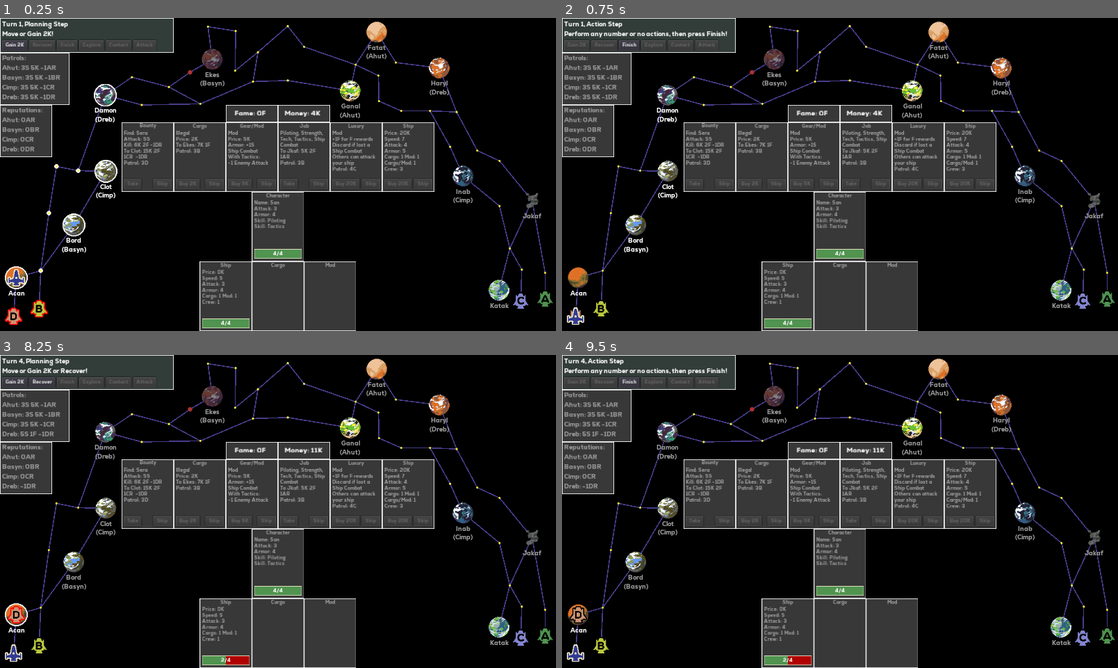
Above: before the commit, frames 1-4 (two rows, left to right).
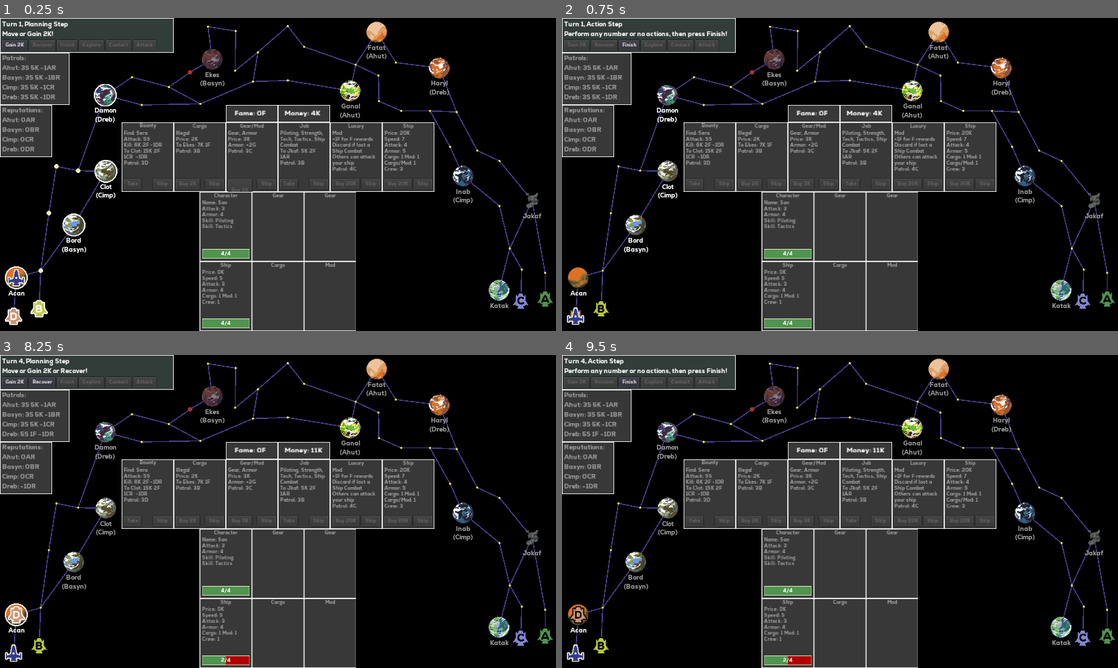
Above: after the commit, the same moments.

Repository: kosinaz/20-parsecs
Game: Godot game, scene res://scenes/ingame.tscn
The game is run twice, just before and just after one commit, with the same random seed, the same clock (stepped at 60 frames per second) and the same inputs.
Inputs (mouse positions are in pixels of both pictures, inside the frame that each line leads up to):
- Up to frame 1 (0.25 s): no input
- Up to frame 2 (0.75 s): click (573, 315) at 0.52 s
- Up to frame 3 (8.25 s): click "Finish" at 1.25 s; click "Explore" at 2 s; click "Gain 2K" at 2.75 s; click "Finish" at 3.5 s; click "Attack" at 4.25 s; click "Ok" at 5 s; click "Recover" at 5.75 s; click "Finish" at 6.5 s; click "Attack" at 7.25 s; click "Ok" at 8 s
- Up to frame 4 (9.5 s): click (573, 652) at 8.77 s

The runs differ from the first frame. In frame 1, 5.0% of the frame differs, in the area x 0-64%, y 36-99%; in frame 2, 4.8%; in frame 3, 4.9%; in frame 4, 4.8%.

Commit message:
add gears

Diff:
--- a/20 Parsecs/scenes/cargo.gd
+++ b/20 Parsecs/scenes/cargo.gd
@@ -6,6 +6,7 @@
 var is_ship_mod = false
 var is_cargo = true
 var is_mod = false
+var is_gear = false
 var is_market = false
 var movement_target = null
 
--- a/20 Parsecs/scenes/cargomod.gd
+++ b/20 Parsecs/scenes/cargomod.gd
@@ -5,6 +5,7 @@
 var is_ship_cargo = true
 var is_ship_mod = true
 var is_mod = true
+var is_gear = false
 var is_cargo = true
 var is_market = false
 var movement_target = null
--- a/20 Parsecs/scenes/gearmod.gd
+++ b/20 Parsecs/scenes/gearmod.gd
@@ -4,8 +4,8 @@
 var is_empty = true
 var is_ship_cargo = false
 export var is_ship_mod = false
-var is_mod = true
-var is_gear = true
+var is_mod = false
+var is_gear = false
 var is_cargo = false
 var is_market = false
 var movement_target = null
@@ -26,7 +26,9 @@
 		is_gear = false
 		$Data.text = "Cargo/Mod\nPrice: 2K\nSmuggling\nCompartment\n+25% success\n+1 Cargo"
 		return
-	$Data.text = data.type + "\n"
+	$Data.text = data.type
+	if data.has("subtype"):
+		$Data.text += ", " + data.subtype
 	if data.type == "Mod":
 		is_mod = true
 		is_gear = false
@@ -35,10 +37,10 @@
 		is_gear = true
 	if has_node("Buy"):
 		is_market = true
-		$Buy.text = "Buy " + str(data.buy) + "K"
+		$Buy.text = "\nBuy " + str(data.buy) + "K"
 	elif data.name == "shield upgrade":
 		$Recover.show()
-	$Data.text += "Price: " + str(_data.buy) + "K\n"
+	$Data.text += "\nPrice: " + str(_data.buy) + "K\n"
 	$Data.text += data.description
 	if data.has("patrol") and has_node("Buy"):
 		$Data.text += "\nPatrol: " + str(data.move) + data.patrol
--- a/20 Parsecs/scenes/gearmods.gd
+++ b/20 Parsecs/scenes/gearmods.gd
@@ -10,46 +10,63 @@
 		"patrol": "D",
 		"move": 3,
 	},
+#	{
+#		"type": "Mod",
+#		"buy": 2,
+#		"name": "quad laser",
+#		"description": "Attack: +1S",
+#		"patrol": "C",
+#		"move": 3,
+#	},
+#	{
+#		"type": "Mod",
+#		"buy": 3,
+#		"name": "nav computer",
+#		"description": "Speed: +1",
+#	},
+#	{
+#		"type": "Mod",
+#		"buy": 3,
+#		"name": "shield upgrade",
+#		"description": "Armor: +1S\nAction: Recover 1 Ship Damage",
+#	},
+#	{
+#		"type": "Mod",
+#		"buy": 5,
+#		"name": "maneuvering thrusters",
+#		"description": "Armor: +1S\nShip Combat\nWith Tactics:\n-1 Enemy Attack",
+#	},
+#	{
+#		"type": "Mod",
+#		"buy": 5,
+#		"name": "ion cannon",
+#		"description": "Ship Combat:\n-1 Enemy Hit\nWith Tactics:\n-1 Enemy Crit",
+#		"patrol": "A",
+#		"move": 3,
+#	},
+#	{
+#		"type": "Mod",
+#		"buy": 7,
+#		"name": "autoblaster",
+#		"description": "Ship Combat:\n2 Focus to Hit\nWith Tactics:\n1 Focus to Crit",
+#		"patrol": "B",
+#		"move": 3,
+#	},
 	{
-		"type": "Mod",
-		"buy": 2,
-		"name": "quad laser",
-		"description": "Attack: +1S",
+		"type": "Gear",
+		"buy": 3,
+		"name": "blaster pistol",
+		"description": "Attack: +1G",
+		"patrol": "B",
+		"move": 3,
+	},
+	{
+		"type": "Gear",
+		"subtype": "Armor",
+		"buy": 3,
+		"name": "armored vest",
+		"description": "Armor: +2G",
 		"patrol": "C",
 		"move": 3,
 	},
-	{
-		"type": "Mod",
-		"buy": 3,
-		"name": "nav computer",
-		"description": "Speed: +1",
-	},
-	{
-		"type": "Mod",
-		"buy": 3,
-		"name": "shield upgrade",
-		"description": "Armor: +1S\nAction: Recover 1 Ship Damage",
-	},
-	{
-		"type": "Mod",
-		"buy": 5,
-		"name": "maneuvering thrusters",
-		"description": "Armor: +1S\nShip Combat\nWith Tactics:\n-1 Enemy Attack",
-	},
-	{
-		"type": "Mod",
-		"buy": 5,
-		"name": "ion cannon",
-		"description": "Ship Combat:\n-1 Enemy Hit\nWith Tactics:\n-1 Enemy Crit",
-		"patrol": "A",
-		"move": 3,
-	},
-	{
-		"type": "Mod",
-		"buy": 7,
-		"name": "autoblaster",
-		"description": "Ship Combat:\n2 Focus to Hit\nWith Tactics:\n1 Focus to Crit",
-		"patrol": "B",
-		"move": 3,
-	},
 ]
--- a/20 Parsecs/scenes/ingame.gd
+++ b/20 Parsecs/scenes/ingame.gd
@@ -27,11 +27,13 @@
 var skip_encounter = false
 onready var market_cards = [$"%MarketCargo", $"%MarketGearmod"]
 onready var ship_cards = [$"%ShipCargo", $"%ShipCargo2", $"%ShipCargo3", $"%ShipCargomod", $"%ShipMod"]
+onready var character_cards = [$"%CharacterGear", $"%CharacterGear2"]
 onready var all_cards = []
 
 func _ready():
 	all_cards.append_array(market_cards)
 	all_cards.append_array(ship_cards)
+	all_cards.append_array(character_cards)
 	for space in $Spaces.get_children():
 		space.connect("pressed", self, "_on_space_pressed")
 		if space.get_node("Label").text != "":
@@ -292,6 +294,7 @@
 		card.movement_target = null
 		var available_targets = []
 		available_targets.append_array(ship_cards)
+		available_targets.append_array(character_cards)
 		if card.get_data().has("smuggling compartment"):
 			available_targets.erase($"%ShipCargo3")
 		if not card.is_cargo:
@@ -300,7 +303,14 @@
 			available_targets.erase($"%ShipCargo3")
 		if not card.is_mod:
 			available_targets.erase($"%ShipMod")
+		if not card.is_mod and not card.is_cargo:
+			available_targets.erase($"%ShipCargomod")
+		if not card.is_gear:
+			available_targets.erase($"%CharacterGear")
+			available_targets.erase($"%CharacterGear2")
 		if card.is_market:
+			if card.is_gear:
+				print(available_targets)
 			for available_target in available_targets:
 				if not available_target.visible:
 					continue
@@ -831,6 +841,16 @@
 func _on_used_ship_market_buy8_pressed():
 	buy_used_ship(ship_deck[7])
 
+func _on_character_gear_drop_pressed():
+	market_gearmods.append($"%CharacterGear".get_data())
+	$"%CharacterGear".clear()
+	update_action_buttons()
+
+func _on_character_gear2_drop_pressed():
+	market_gearmods.append($"%CharacterGear2".get_data())
+	$"%CharacterGear2".clear()
+	update_action_buttons()
+
 func _on_ship_cargo_deliver_pressed():
 	deliver_cargo($"%ShipCargo")
 
--- a/20 Parsecs/scenes/ingame.tscn
+++ b/20 Parsecs/scenes/ingame.tscn
@@ -1354,6 +1354,112 @@
 custom_fonts/font = ExtResource( 38 )
 text = "5/5"
 
+[node name="CharacterGear" type="TextureRect" parent="CanvasLayer/Character"]
+unique_name_in_owner = true
+margin_left = 96.0
+margin_right = 192.0
+margin_bottom = 128.0
+texture = ExtResource( 37 )
+script = ExtResource( 50 )
+
+[node name="Title" type="Label" parent="CanvasLayer/Character/CharacterGear"]
+margin_top = 1.0
+margin_right = 96.0
+margin_bottom = 15.0
+custom_colors/font_color = Color( 0.603922, 0.603922, 0.603922, 1 )
+custom_fonts/font = ExtResource( 36 )
+text = "Gear"
+align = 1
+
+[node name="Data" type="Label" parent="CanvasLayer/Character/CharacterGear"]
+margin_left = 4.0
+margin_top = 14.0
+margin_right = 92.0
+margin_bottom = 107.0
+custom_colors/font_color = Color( 0.603922, 0.603922, 0.603922, 1 )
+custom_fonts/font = ExtResource( 36 )
+autowrap = true
+
+[node name="Drop" type="Button" parent="CanvasLayer/Character/CharacterGear"]
+visible = false
+anchor_left = 1.0
+anchor_top = 1.0
+anchor_right = 1.0
+anchor_bottom = 1.0
+margin_left = -42.0
+margin_top = -24.0
+margin_right = -5.0
+margin_bottom = -5.0
+custom_fonts/font = SubResource( 6 )
+disabled = true
+text = "Drop"
+
+[node name="Barter" type="Button" parent="CanvasLayer/Character/CharacterGear"]
+visible = false
+anchor_top = 1.0
+anchor_bottom = 1.0
+margin_left = 4.0
+margin_top = -24.0
+margin_right = 49.0
+margin_bottom = -5.0
+custom_fonts/font = SubResource( 6 )
+disabled = true
+toggle_mode = true
+text = "Barter"
+
+[node name="CharacterGear2" type="TextureRect" parent="CanvasLayer/Character"]
+unique_name_in_owner = true
+margin_left = 192.0
+margin_right = 288.0
+margin_bottom = 128.0
+texture = ExtResource( 37 )
+script = ExtResource( 50 )
+
+[node name="Title" type="Label" parent="CanvasLayer/Character/CharacterGear2"]
+margin_top = 1.0
+margin_right = 96.0
+margin_bottom = 15.0
+custom_colors/font_color = Color( 0.603922, 0.603922, 0.603922, 1 )
+custom_fonts/font = ExtResource( 36 )
+text = "Gear"
+align = 1
+
+[node name="Data" type="Label" parent="CanvasLayer/Character/CharacterGear2"]
+margin_left = 4.0
+margin_top = 14.0
+margin_right = 92.0
+margin_bottom = 107.0
+custom_colors/font_color = Color( 0.603922, 0.603922, 0.603922, 1 )
+custom_fonts/font = ExtResource( 36 )
+autowrap = true
+
+[node name="Drop" type="Button" parent="CanvasLayer/Character/CharacterGear2"]
+visible = false
+anchor_left = 1.0
+anchor_top = 1.0
+anchor_right = 1.0
+anchor_bottom = 1.0
+margin_left = -42.0
+margin_top = -24.0
+margin_right = -5.0
+margin_bottom = -5.0
+custom_fonts/font = SubResource( 6 )
+disabled = true
+text = "Drop"
+
+[node name="Barter" type="Button" parent="CanvasLayer/Character/CharacterGear2"]
+visible = false
+anchor_top = 1.0
+anchor_bottom = 1.0
+margin_left = 4.0
+margin_top = -24.0
+margin_right = 49.0
+margin_bottom = -5.0
+custom_fonts/font = SubResource( 6 )
+disabled = true
+toggle_mode = true
+text = "Barter"
+
 [node name="Ship" type="HBoxContainer" parent="CanvasLayer"]
 anchor_left = 0.5
 anchor_top = 0.5
@@ -1993,6 +2099,10 @@
 [connection signal="pressed" from="CanvasLayer/UsedShipMarket/UsedShip6/Buy" to="." method="_on_used_ship_market_buy6_pressed"]
 [connection signal="pressed" from="CanvasLayer/UsedShipMarket/UsedShip7/Buy" to="." method="_on_used_ship_market_buy7_pressed"]
 [connection signal="pressed" from="CanvasLayer/UsedShipMarket/UsedShip8/Buy" to="." method="_on_used_ship_market_buy8_pressed"]
+[connection signal="pressed" from="CanvasLayer/Character/CharacterGear/Drop" to="." method="_on_character_gear_drop_pressed"]
+[connection signal="toggled" from="CanvasLayer/Character/CharacterGear/Barter" to="." method="_on_ship_cargo_barter_toggled"]
+[connection signal="pressed" from="CanvasLayer/Character/CharacterGear2/Drop" to="." method="_on_character_gear2_drop_pressed"]
+[connection signal="toggled" from="CanvasLayer/Character/CharacterGear2/Barter" to="." method="_on_ship_cargo_barter_toggled"]
 [connection signal="pressed" from="CanvasLayer/Ship/ShipCargo/Deliver" to="." method="_on_ship_cargo_deliver_pressed"]
 [connection signal="pressed" from="CanvasLayer/Ship/ShipCargo/Move" to="." method="_on_ship_cargo_move_pressed"]
 [connection signal="pressed" from="CanvasLayer/Ship/ShipCargo/Drop" to="." method="_on_ship_cargo_drop_pressed"]
Binary file changed: 20 Parsecs/images/patrol a.png
Binary file changed: 20 Parsecs/images/patrol b.png
Binary file changed: 20 Parsecs/images/patrol c.png
Binary file changed: 20 Parsecs/images/patrol d.png
